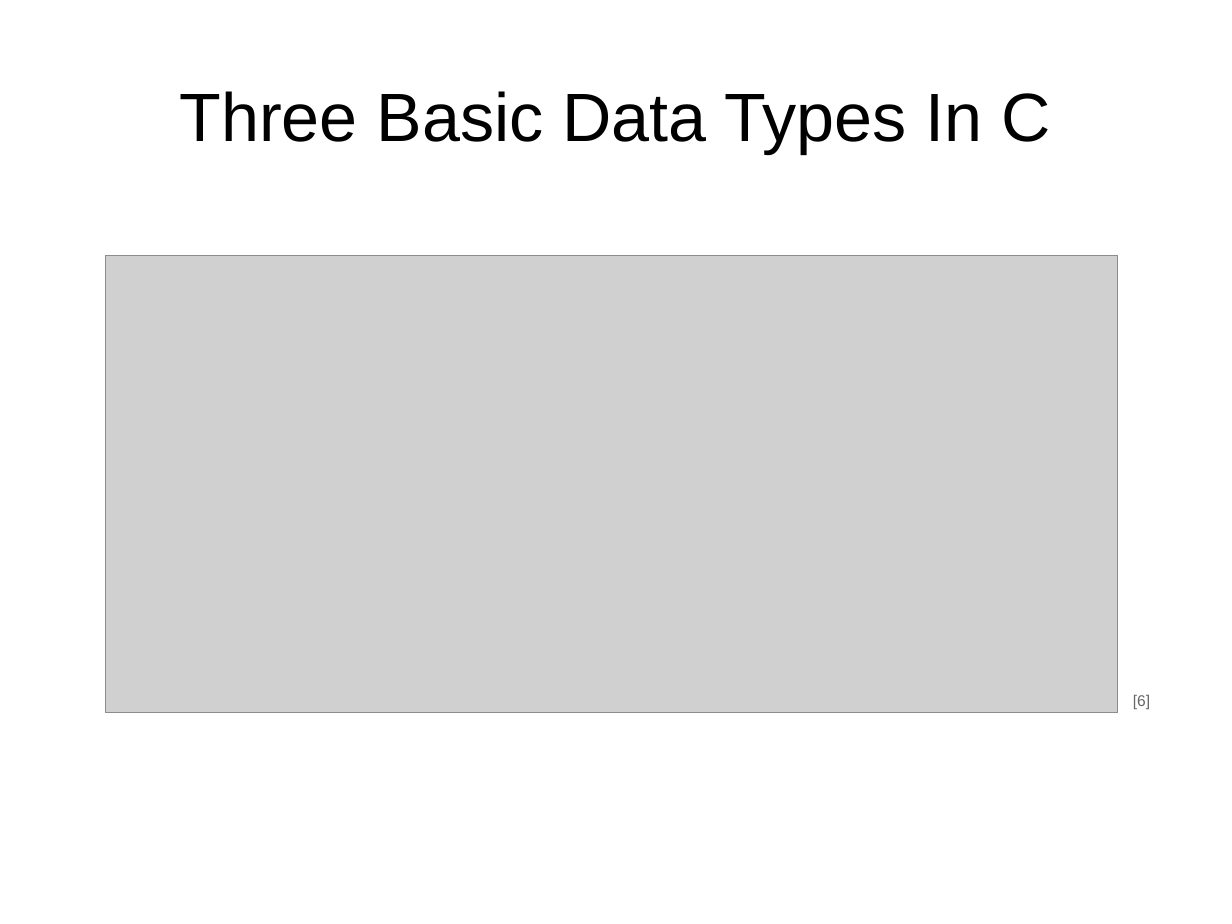
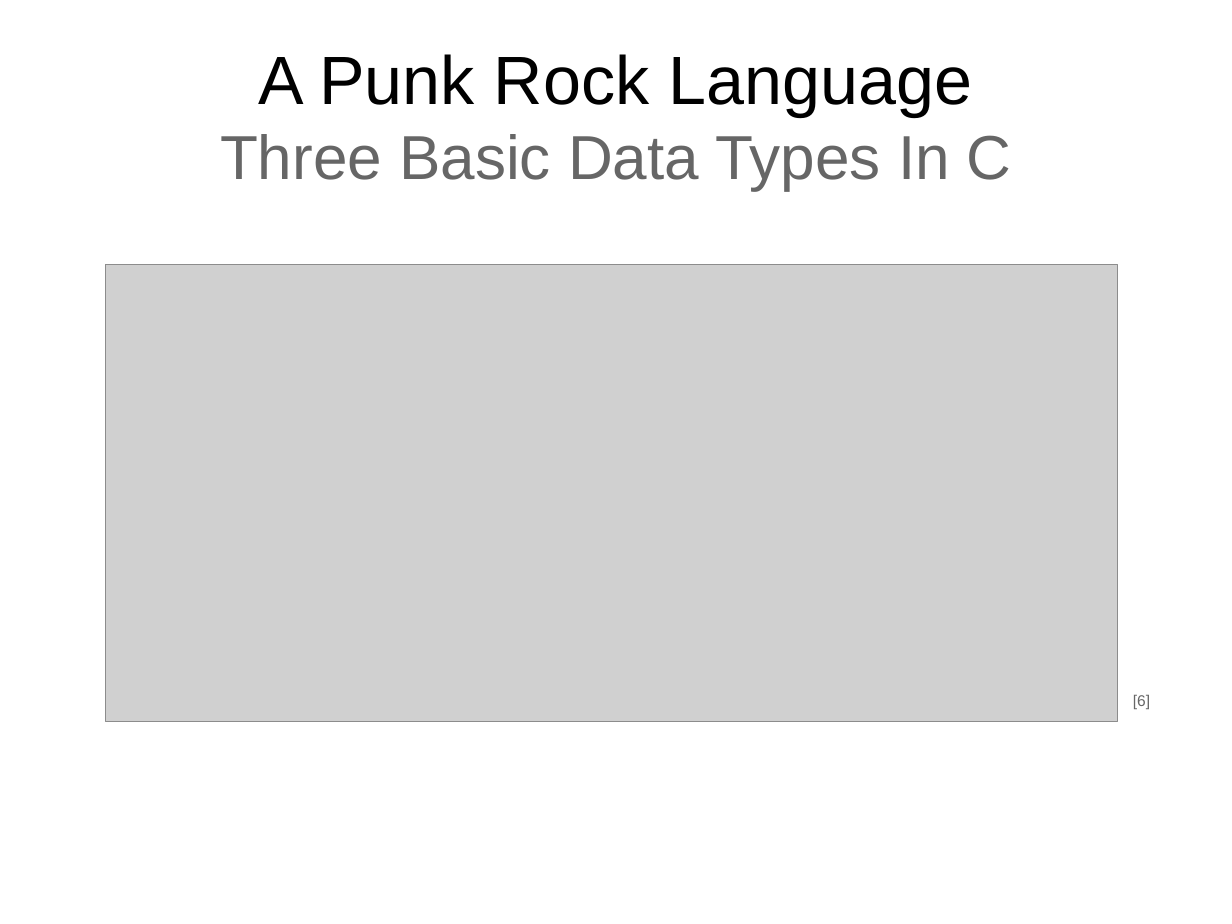
Before and after one commit to samba2/modern_c, a slide deck: slide 9 of modern_c.odp. Drawn at 1232x924 pixels with LibreOffice and Linux fonts; fonts in the diff are those of the drawing; grey boxes stand for pictures. Boxes give left, top, right and bottom in pixels: in the first picture for what was removed or moved away, otherwise in the second. Text is boxed around its words. In the diff, an @@ line names an element or a change of style, - is before the commit and + after.

```diff
--- a/modern_c.odp
+++ b/modern_c.odp
@@ title at [220, 54, 1012, 191]: text changed; size 44 to 40 pt; text colour #000000 to #666666 @@
-Three Basic Data Types In C
+A Punk Rock Language
+Three Basic Data Types In C
@@ picture: place and size @@
-picture at [105, 255, 1118, 712]
+picture at [105, 264, 1118, 721]
```
Also in this commit, not shown: 37 other slides changed, 16 slides added, 1 slide removed.
